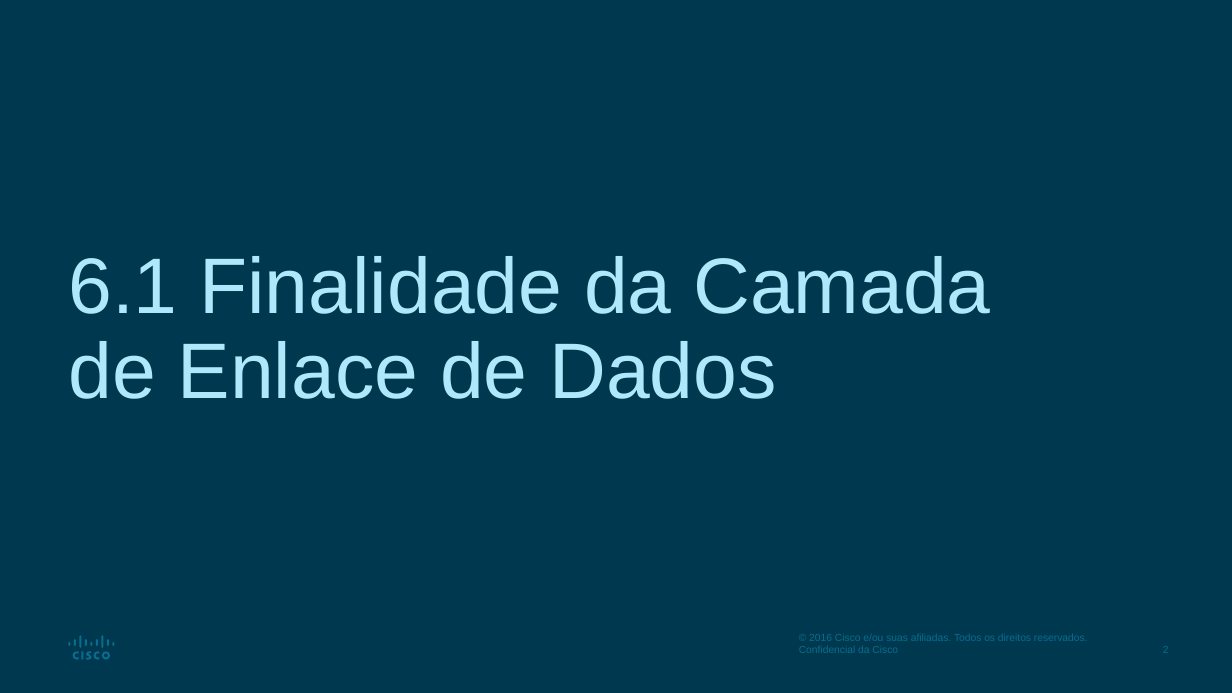
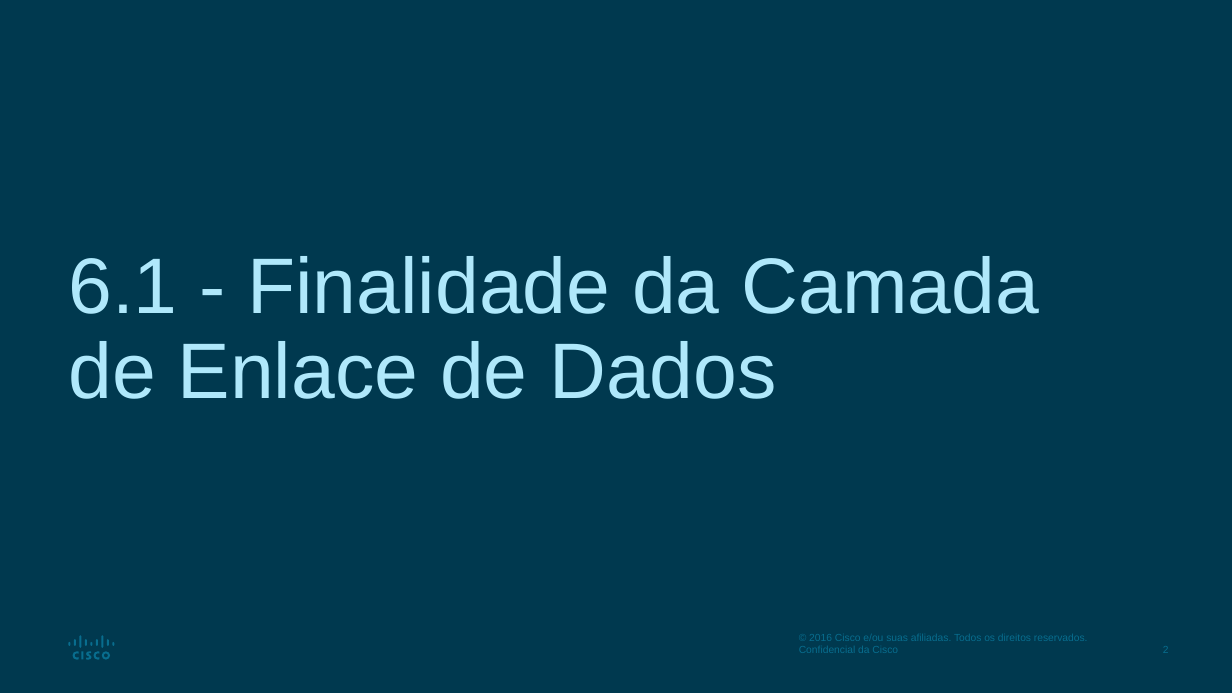
Before and after one commit to vaamonde/netacad, a slide deck: slide 2 of 02-CCNA-200-301-v7/01-CCNA-IntroducaoAsRedes-v7.02/01-Modulo01-PPTS/Modulo06-CamadaDeEnlace.pptx. Drawn at 1232x693 pixels with LibreOffice and Linux fonts; fonts in the diff are those of the drawing. Boxes give left, top, right and bottom in pixels: in the first picture for what was removed or moved away, otherwise in the second. Text is boxed around its words. In the diff, an @@ line names an element or a change of style, - is before the commit and + after.

```diff
--- a/02-CCNA-200-301-v7/01-CCNA-IntroducaoAsRedes-v7.02/01-Modulo01-PPTS/Modulo06-CamadaDeEnlace.pptx
+++ b/02-CCNA-200-301-v7/01-CCNA-IntroducaoAsRedes-v7.02/01-Modulo01-PPTS/Modulo06-CamadaDeEnlace.pptx
@@ title at (68, 256, 1039, 399): text changed @@
-6.1 Finalidade da Camada de Enlace de Dados
+6.1 - Finalidade da Camada de Enlace de Dados
```
Also in this commit, not shown: 3 other slides changed, 24 other files.
